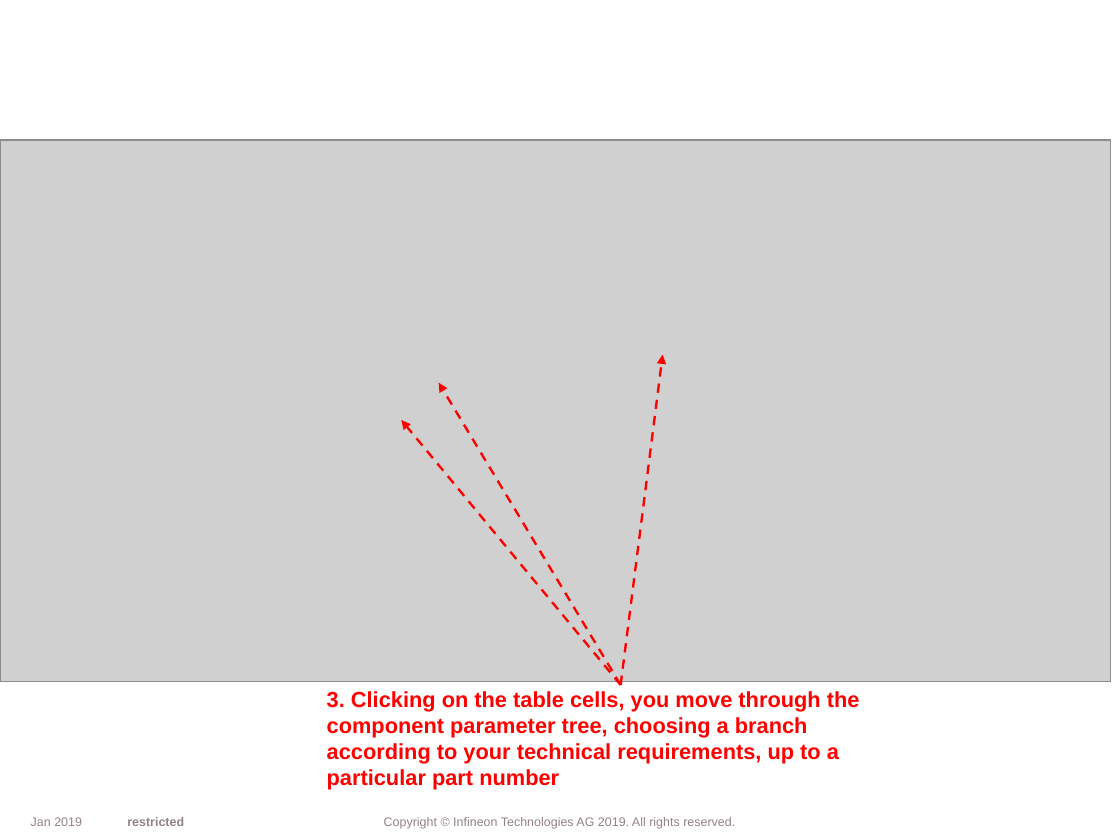
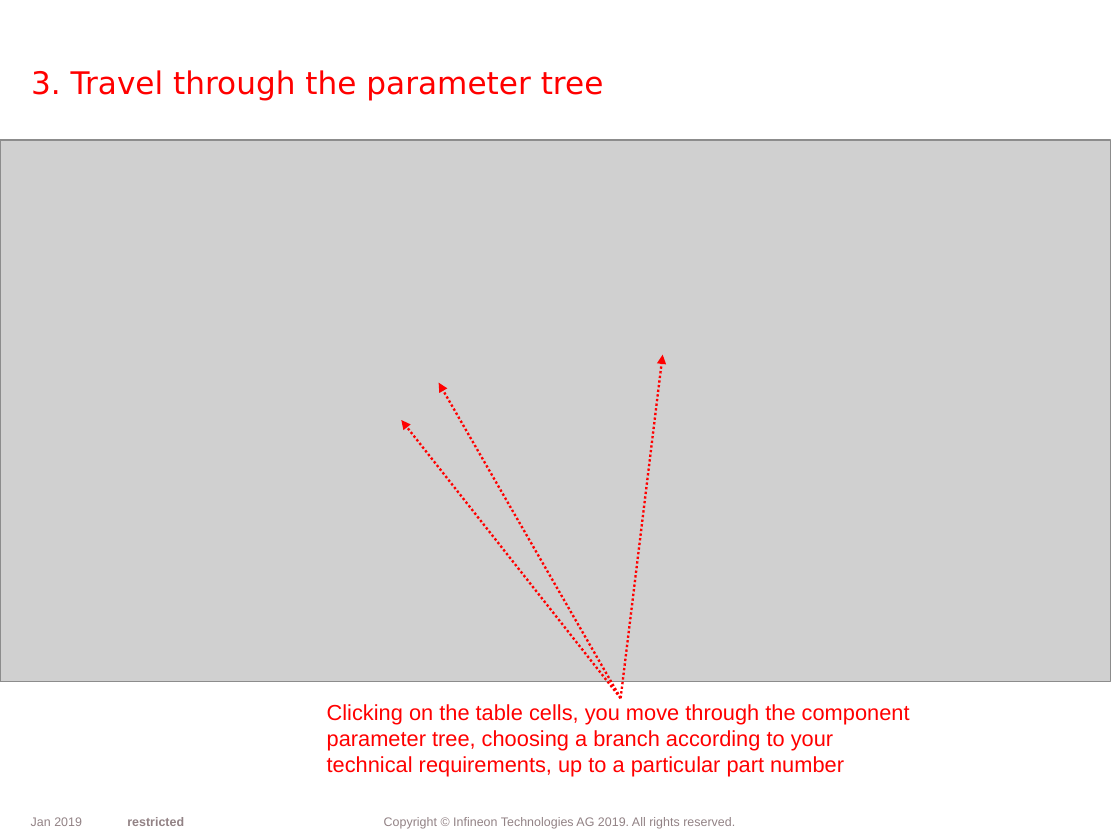
Before and after one commit to vbasov007/Infineon_Selection_Guide, a slide deck: slide 7 of Guides/Become infineon portfilio expert in 1 min.pptx (slide 6 before the commit). Drawn at 1120x840 pixels with LibreOffice and Linux fonts; fonts in the diff are those of the drawing; grey boxes stand for pictures; background and template pictures are left out. Boxes give left, top, right and bottom in pixels: in the first picture for what was removed or moved away, otherwise in the second. Text is boxed around its words. In the diff, an @@ line names an element or a change of style, - is before the commit and + after.

```diff
--- a/Guides/Become infineon portfilio expert in 1 min.pptx
+++ b/Guides/Become infineon portfilio expert in 1 min.pptx
@@ text added at box(31, 70, 604, 101), 20 pt, text #FF0000 @@
+3. Travel through the parameter tree
@@ arrow moved from (620, 685) - (663, 355) to (620, 698) - (663, 355) @@
@@ arrow moved from (620, 685) - (439, 383) to (620, 698) - (439, 383) @@
@@ arrow moved from (620, 685) - (401, 420) to (620, 698) - (401, 420) @@
@@ text at box(327, 704, 910, 777): text changed; bold off @@
-3. Clicking on the table cells, you move through the component parameter tree, choosing a branch according to your technical requirements, up to a particular part number
+Clicking on the table cells, you move through the component parameter tree, choosing a branch according to your technical requirements, up to a particular part number
```
Also in this commit, not shown: 4 other slides changed, 3 slides added, 1 slide removed, 1 other file.
